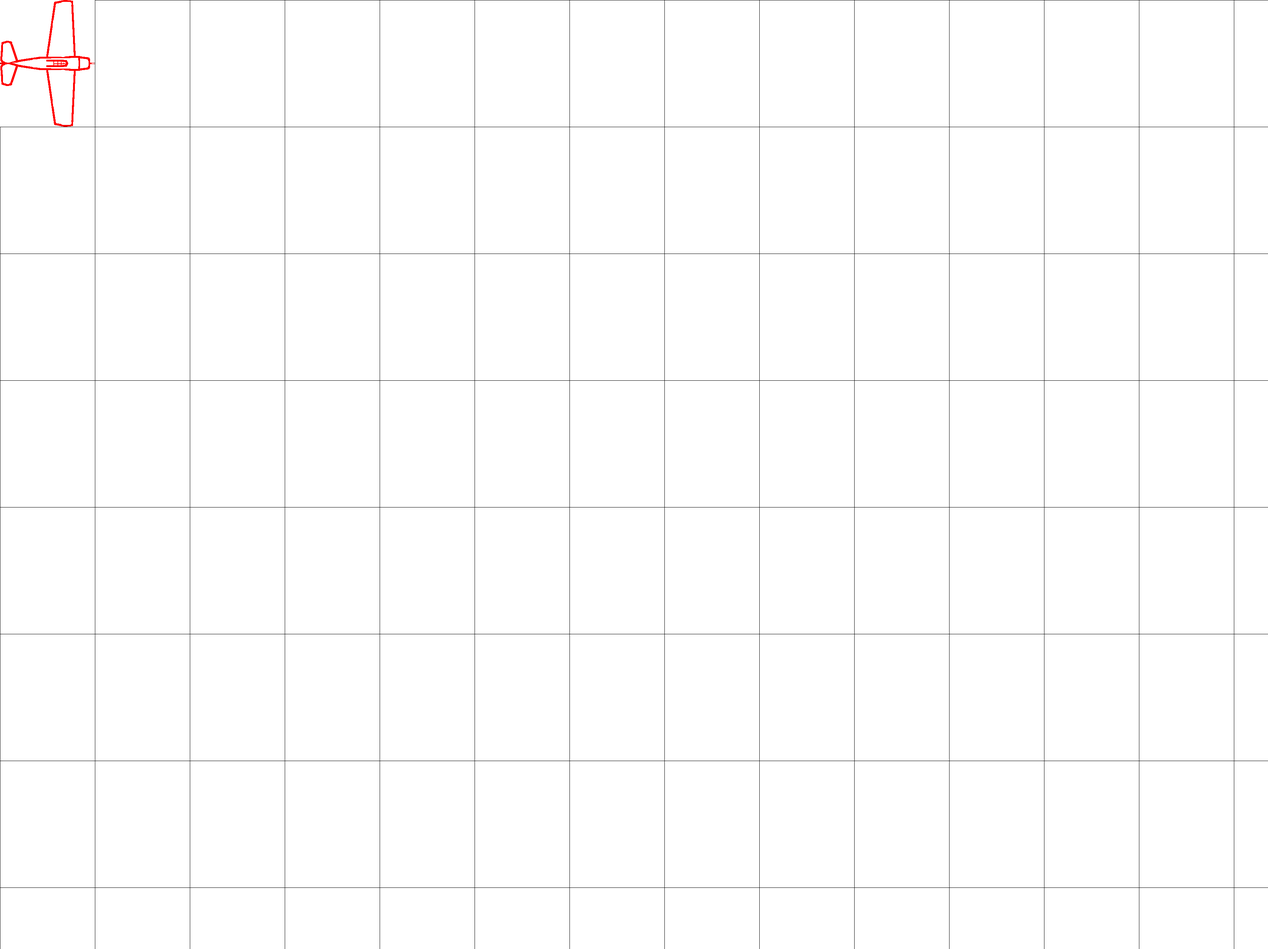
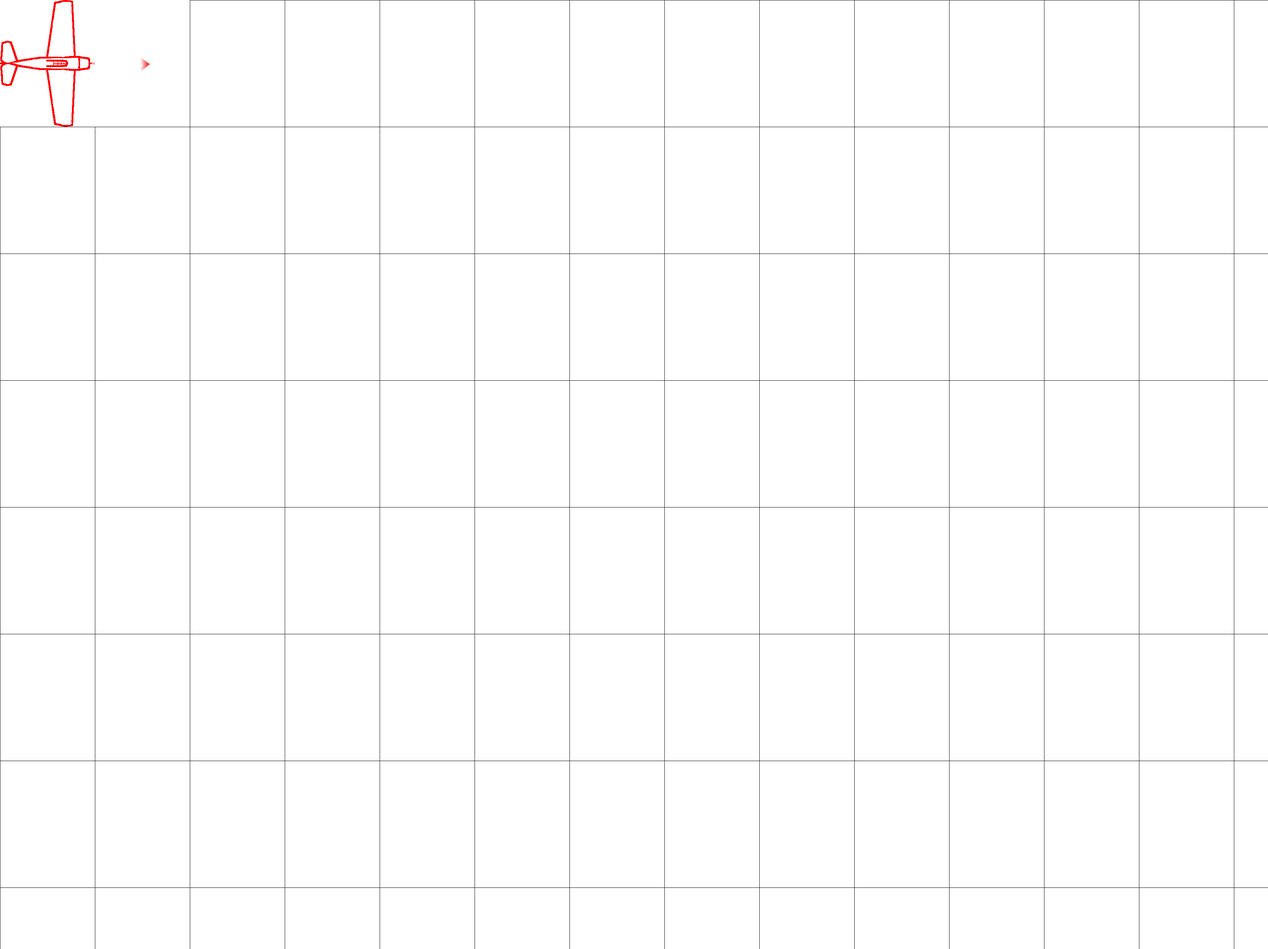
Layers edited between the first and the second 1268 × 949 image:
added layer "arrow.png" above "Background" over bbox(140, 57, 150, 72)
painted on "Background" over bbox(94, 0, 190, 127)
